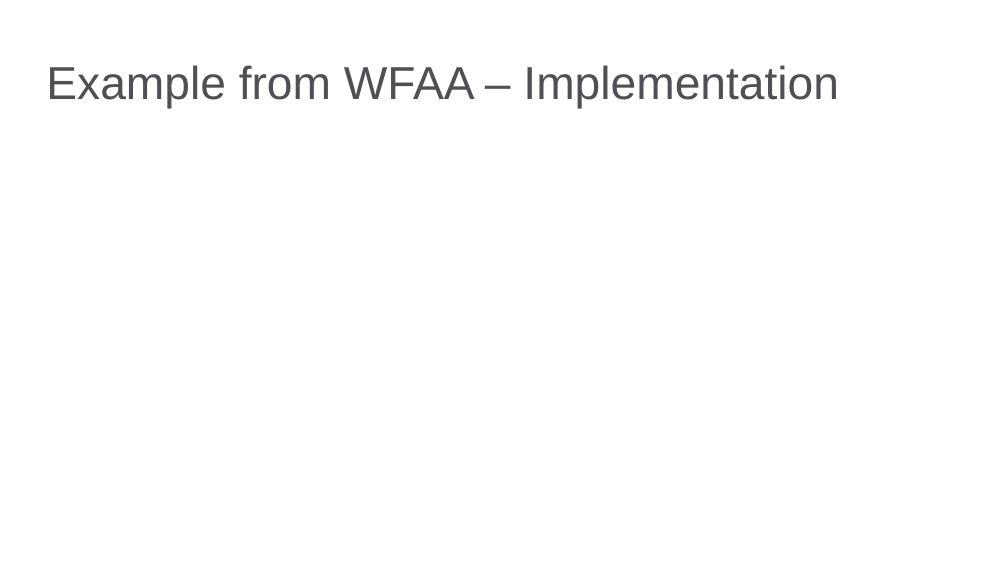
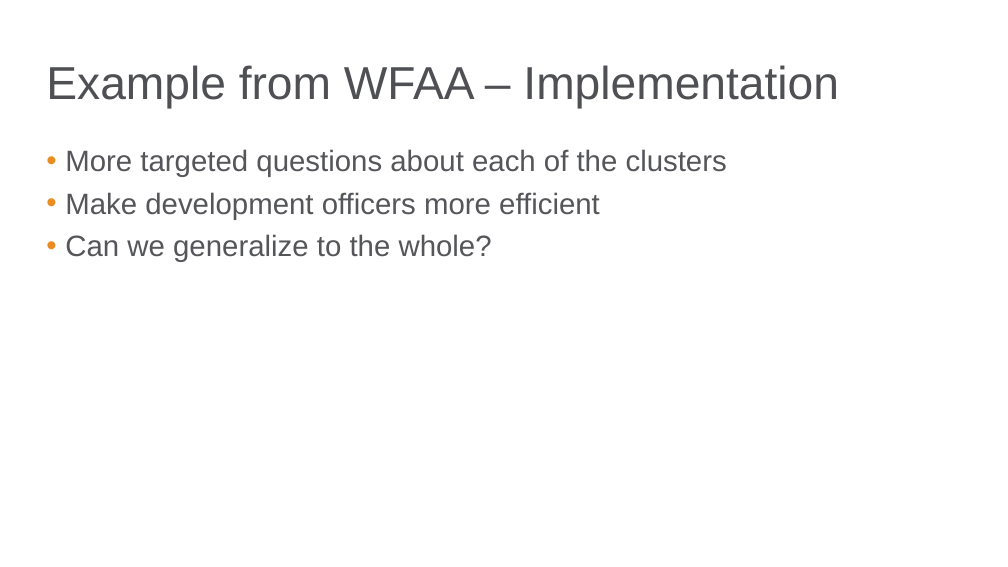
Before and after one commit to bgstieber/APRA-PD-DAS-2019, a slide deck: slide 19 of Generating Insights from Clustering Large Donors - BStieber APRA DAS19.pptx. Drawn at 1008x567 pixels with LibreOffice and Linux fonts; fonts in the diff are those of the drawing; background and template pictures are left out. Boxes give left, top, right and bottom in pixels: in the first picture for what was removed or moved away, otherwise in the second. Text is boxed around its words. In the diff, an @@ line names an element or a change of style, - is before the commit and + after.

```diff
--- a/Generating Insights from Clustering Large Donors - BStieber APRA DAS19.pptx
+++ b/Generating Insights from Clustering Large Donors - BStieber APRA DAS19.pptx
@@ text added at (65,149,727,262), 21 pt, text #55565A @@
+• More targeted questions about each of the clusters
+• Make development officers more efficient
+• Can we generalize to the whole?
```
Also in this commit, not shown: 1 other slide changed.
